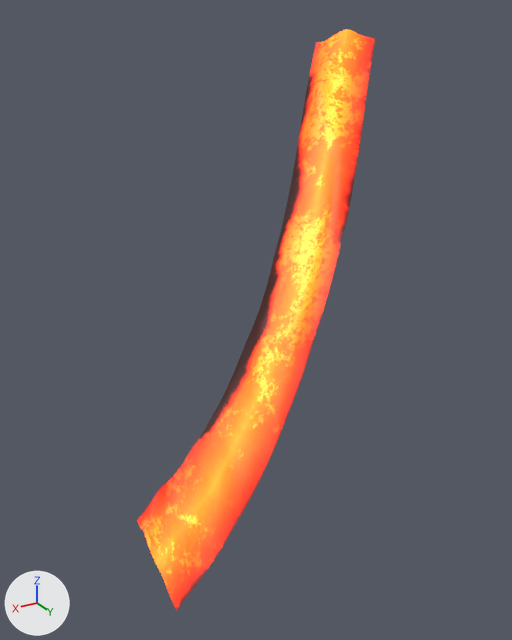
What one commit did to the glTF model flow_1_3.glb.
One viewpoint serves both versions: a camera (50 mm lens) standing at (62.7, 57.6, 40.6) and looking at (50.9, 38.0, 30.8). The lights are fixed; the arrows at lower left show +X, +Y and +Z. The first picture is the older version.
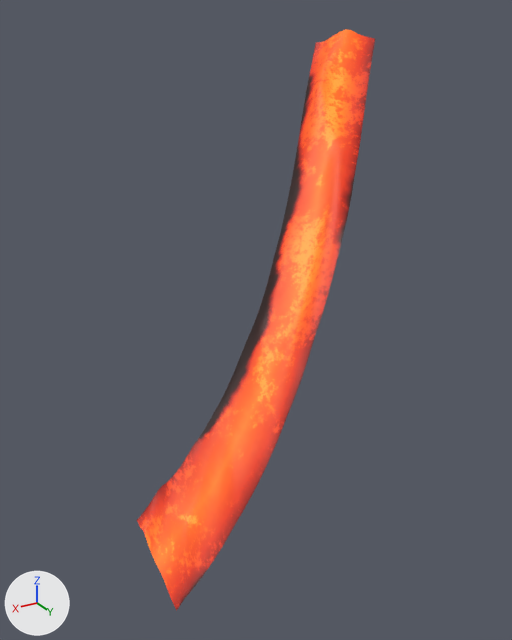
Boxes (x1, y1, x2, y2) around the edits, measured in the pictures (512 x 640 px):
```json
{"object": "Mesh_0", "change": "surface changed", "before": [137, 29, 375, 611], "after": [137, 29, 375, 611]}
```

Scene script edits in JSON lines:
```json
{"block": "mat_material_0", "where": "n0 = _N.new('ShaderNodeBsdfPrincipled'); n0.name = 'Principled BSDF'"}
{"op": "set", "path": "n0.inputs[28].default_value", "old": "2.6", "new": "1.0", "note": "'Emission Strength'"}
```
